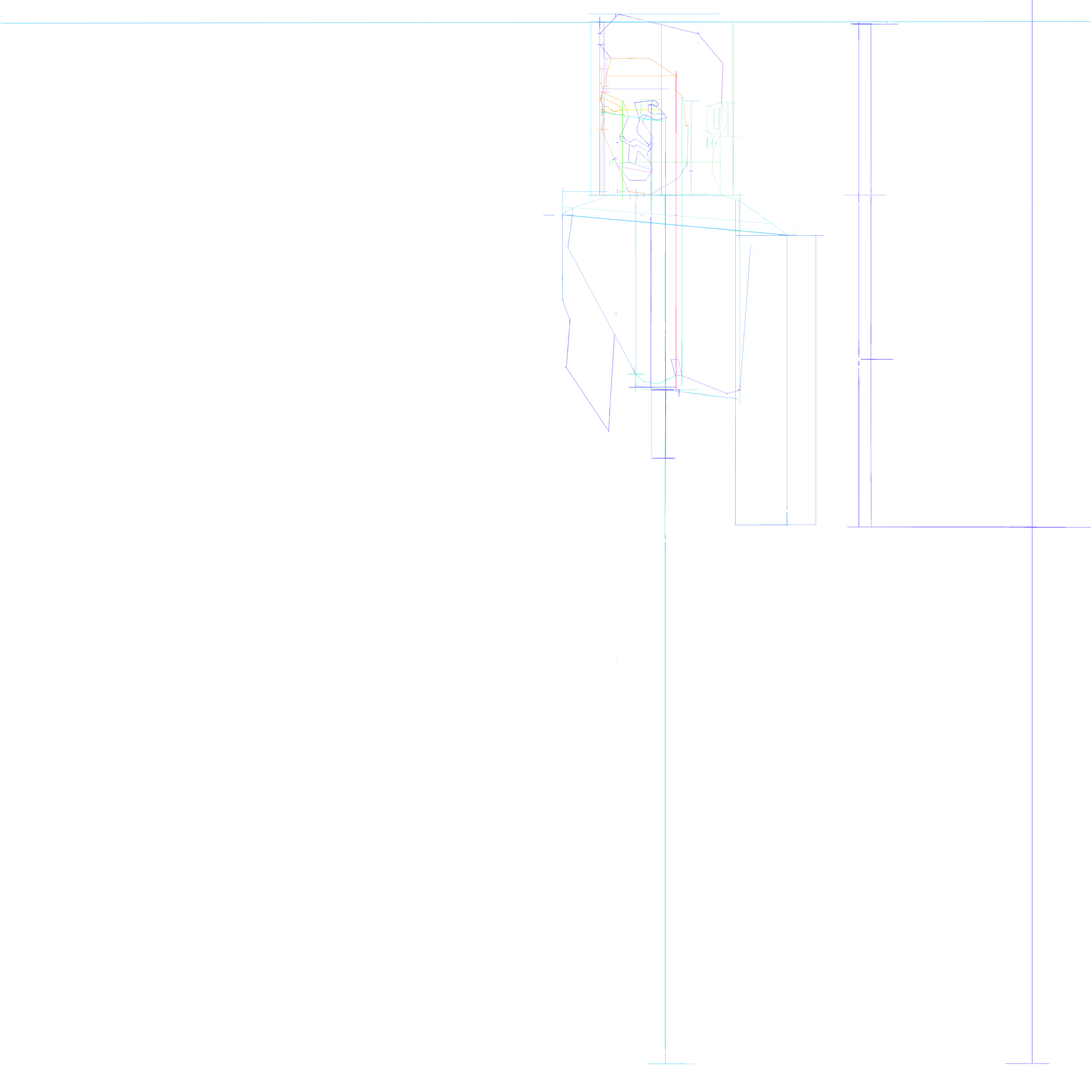
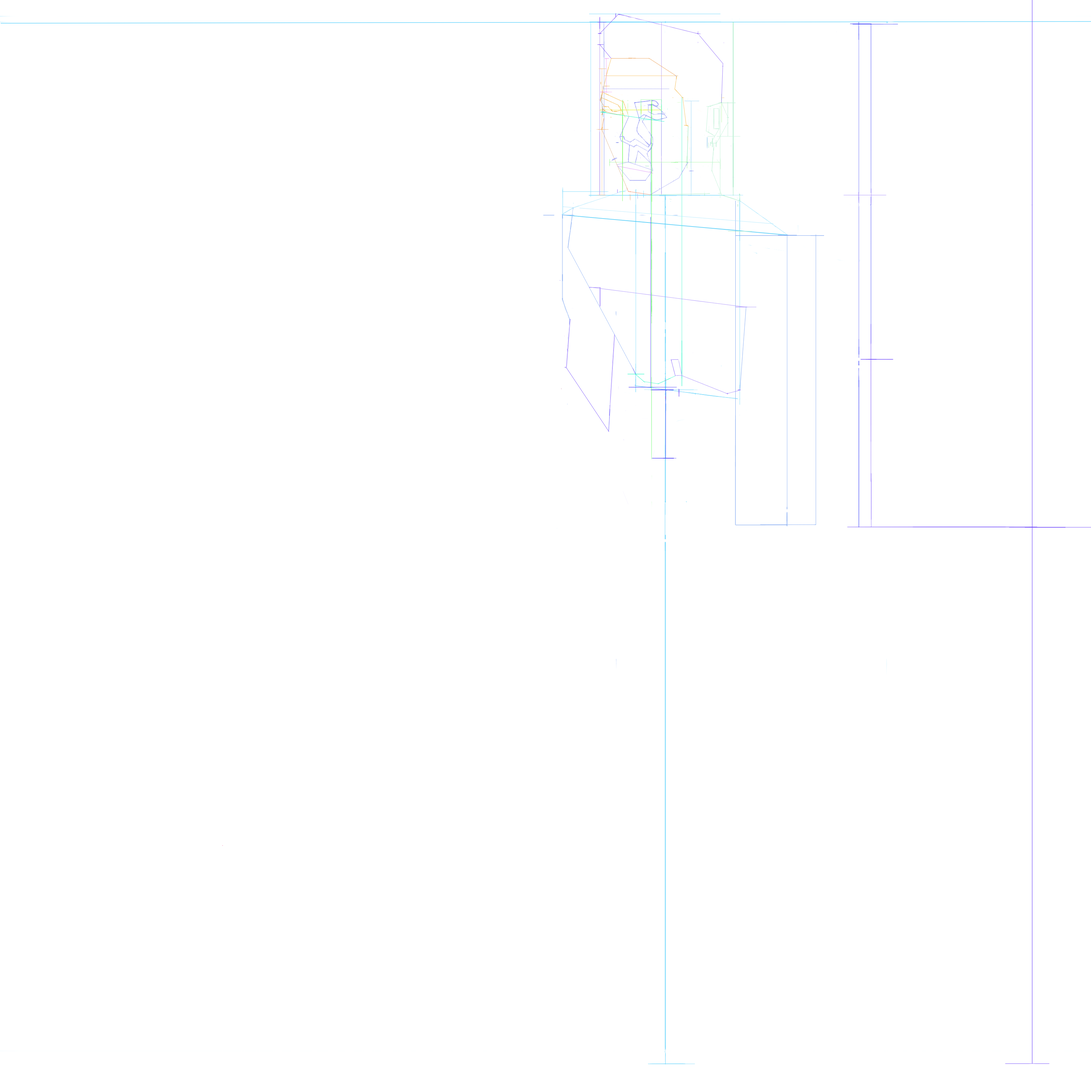
Layers edited between the first and the second 1091 × 1091 image:
added layer "Layer 167" above "Layer 161" over (x1=589, y1=287, x2=757, y2=308)
painted on "Layer 154" over (x1=665, y1=70, x2=679, y2=392)
added layer "Layer 166" above "Layer 156" over (x1=599, y1=287, x2=601, y2=307)
painted on "Layer 156" over (x1=559, y1=277, x2=678, y2=379)
painted on "Layer 127" over (x1=746, y1=244, x2=752, y2=308)
